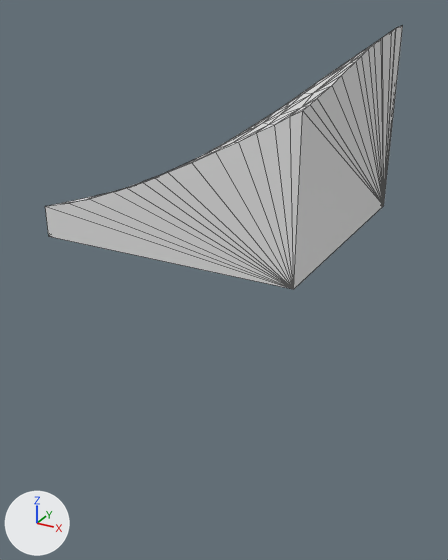
What one commit did to the glTF model assets/terrain/surface_pieces/surf_24_4.glb.
One viewpoint serves both versions: a 50 mm lens placed at (18.25, 76.87, -21.04), pointed at (12.54, 87.25, -26.23). Lighting does not change. The marker at lower left points along +X, +Y and +Z. The first picture is the older version. Mesh edges are drawn as thin lines. Where no turn or scale is listed for an object, it has been applied to the vertices.

In view in the first picture: 'geometry_0'.
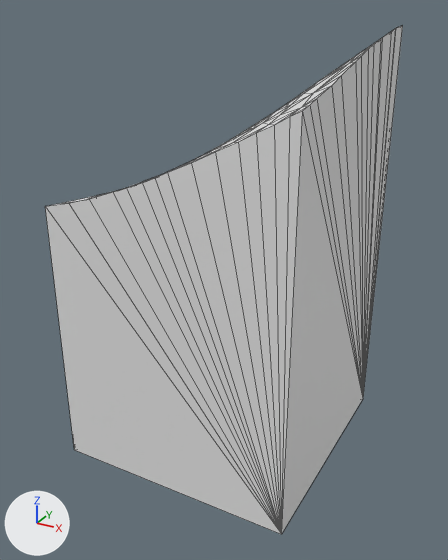
Boxes [x1, y1, x2, y2] around the edits, measured in the pictures (448 x 560 px):
'geometry_0', reshaped (93% taller)
    before: [45, 26, 403, 289]
    after: [45, 26, 403, 534]

Diff of the bpy script that builds the scene:
```diff
--- a/assets/terrain/surface_pieces/surf_24_4.glb.py
+++ b/assets/terrain/surface_pieces/surf_24_4.glb.py
@@ me_geometry_0 @@
 # used by ob_geometry_0; location = (0.0, 0.0, 0.0)
-me_geometry_0.from_pydata(...)  # 107 vertices, 210 faces; spans x 10.0..15.0, y 85.0..90.0, z -25.0..-21.36
+me_geometry_0.from_pydata(...)  # 107 vertices, 210 faces; spans x 10.0..15.0, y 85.0..90.0, z -30.0..-21.36
+# me_geometry_0 part 1
+# 4 vertices are removed from x 10.0..15.0, y 85.0..90.0, z -25.0
+# 67 faces are deleted
+# 4 vertices are added at (10.0, 90.0, -30.0), (10.0, 85.0, -30.0), (15.0, 90.0, -30.0), (15.0, 85.0, -30.0)
+# 67 new faces join them
```
